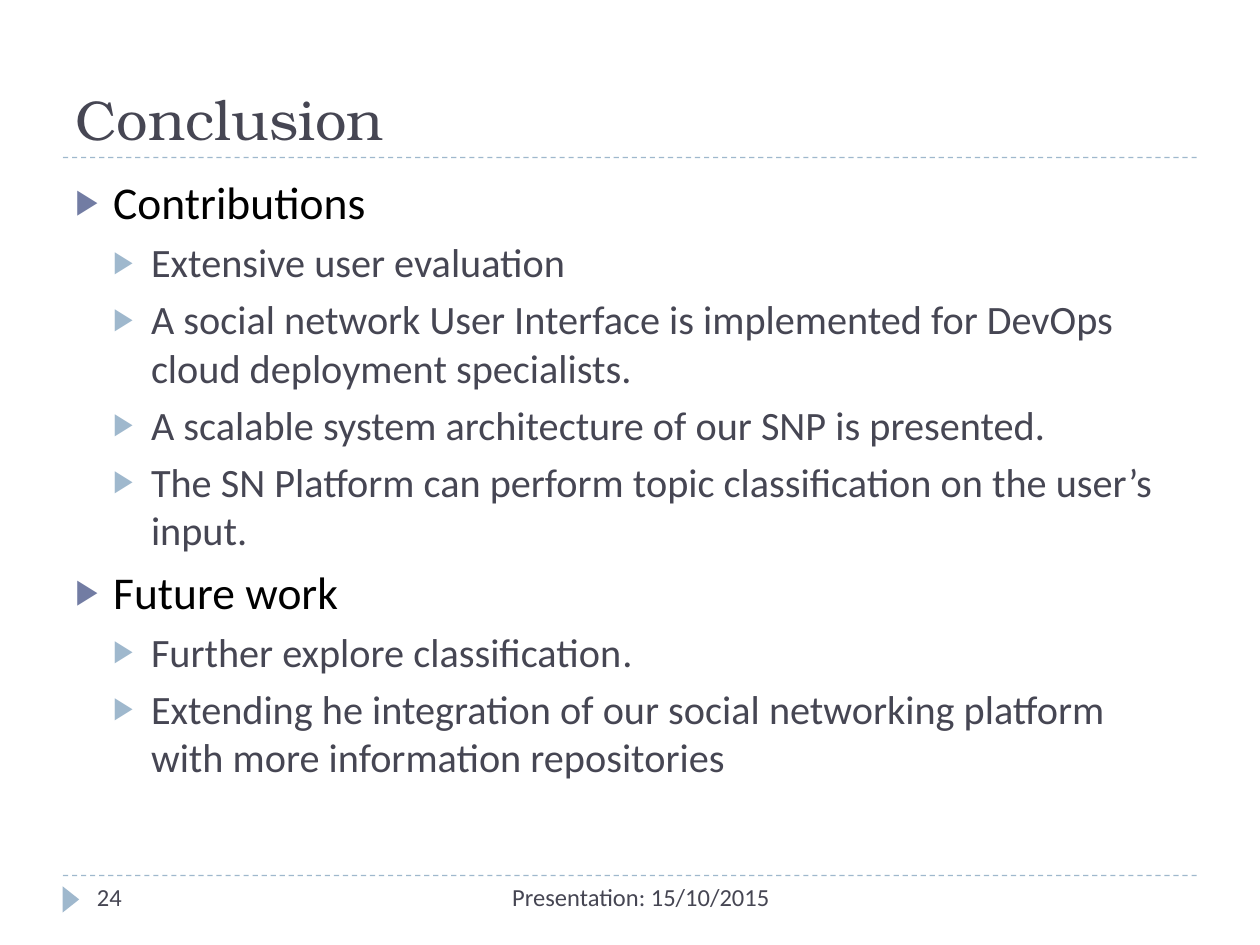
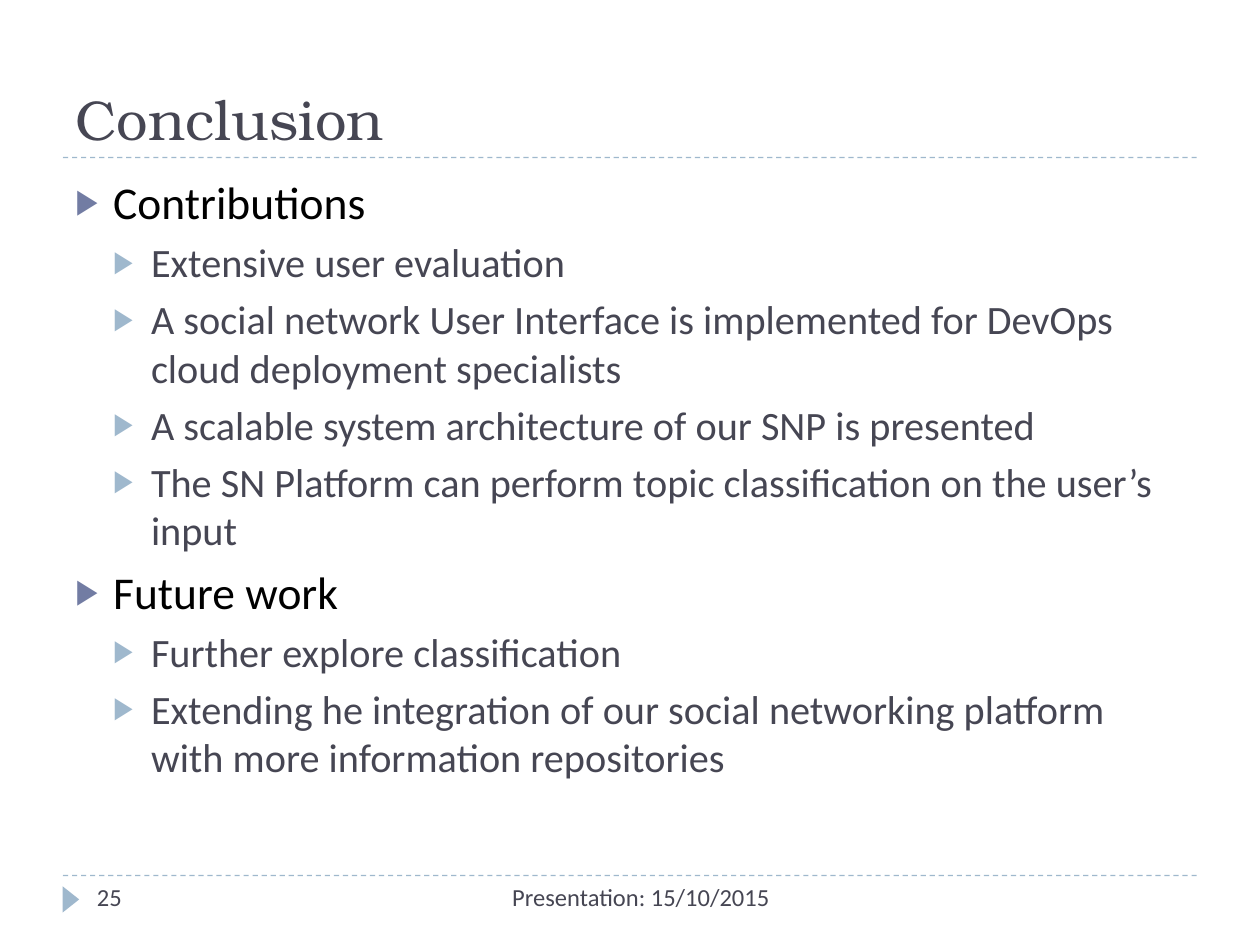
Before and after one commit to Christos-Papoulas/master_thesis, a slide deck: slide 25 of presentation/presentation.pptx (slide 24 before the commit). Drawn at 1260x945 pixels with LibreOffice and Linux fonts; fonts in the diff are those of the drawing. Boxes give left, top, right and bottom in pixels: in the first picture for what was removed or moved away, otherwise in the second. Text is boxed around its words. In the diff, an @@ line names an element or a change of style, - is before the commit and + after.

Commit message:
presentation changes

```diff
--- a/presentation/presentation.pptx
+++ b/presentation/presentation.pptx
@@ text at (151,306,1152,552): text changed @@
-  ▶ A social network User Interface is implemented for DevOps cloud deployment specialists.
-  ▶ A scalable system architecture of our SNP is presented.
-  ▶ The SN Platform can perform topic classification on the user’s input.
+  ▶ A social network User Interface is implemented for DevOps cloud deployment specialists
+  ▶ A scalable system architecture of our SNP is presented
+  ▶ The SN Platform can perform topic classification on the user’s input
@@ text at (151,639,621,674): text changed @@
-  ▶ Further explore classification.
+  ▶ Further explore classification
@@ page number at (97,890,122,906): text changed @@
-24
+25
```
Also in this commit, not shown: 1 other slide changed, 1 slide added, 9 other files.
